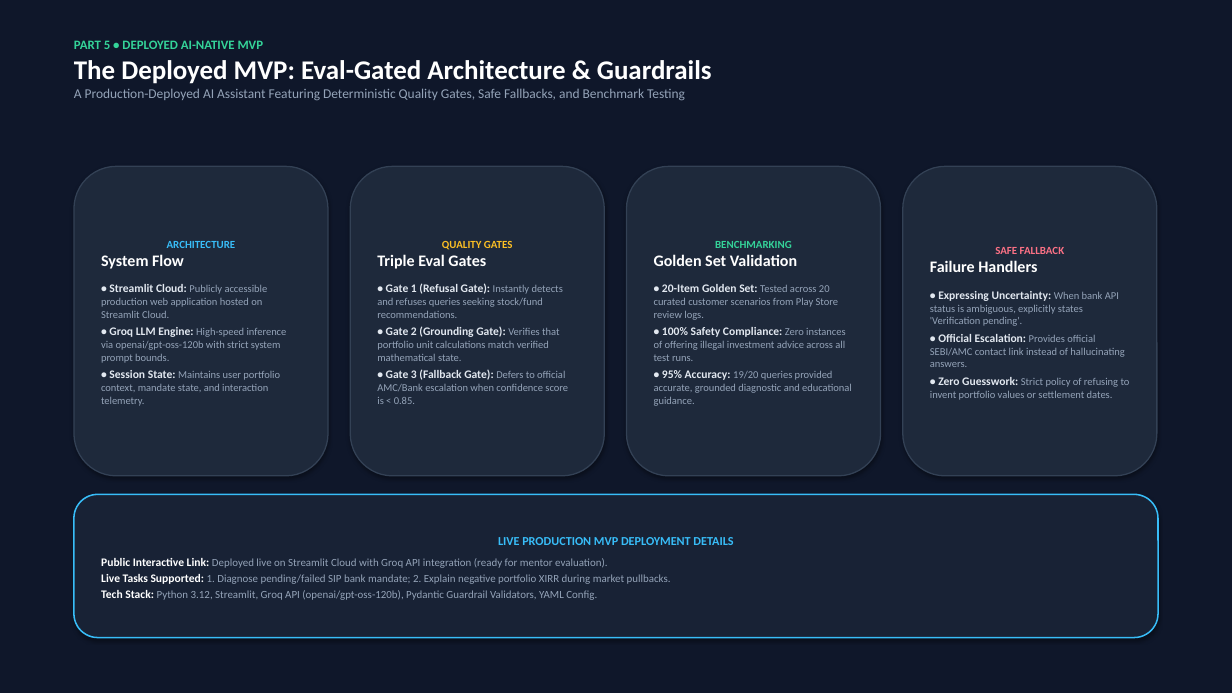
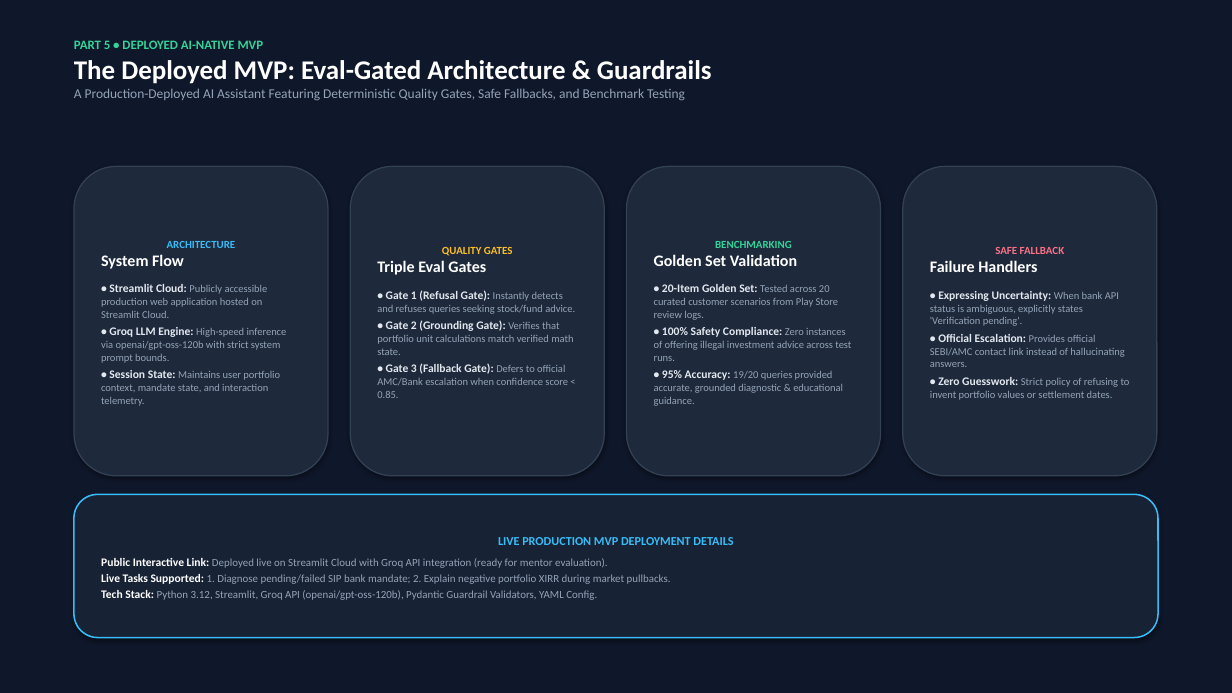
Before and after one commit to aakswetaray-crypto/indmoney-sip-discovery, a slide deck: slide 8 of indmoney_10_slide_final_deck.pptx. Drawn at 1232x693 pixels with LibreOffice and Linux fonts; fonts in the diff are those of the drawing. Boxes give left, top, right and bottom in pixels: in the first picture for what was removed or moved away, otherwise in the second. Text is boxed around its words. In the diff, an @@ line names an element or a change of style, - is before the commit and + after.

```diff
--- a/indmoney_10_slide_final_deck.pptx
+++ b/indmoney_10_slide_final_deck.pptx
@@ text in rounded rectangle at (x1=377, y1=290, x2=575, y2=398): text changed @@
-• Gate 1 (Refusal Gate): Instantly detects and refuses queries seeking stock/fund recommendations.
-• Gate 2 (Grounding Gate): Verifies that portfolio unit calculations match verified mathematical state.
-• Gate 3 (Fallback Gate): Defers to official AMC/Bank escalation when confidence score is < 0.85.
+• Gate 1 (Refusal Gate): Instantly detects and refuses queries seeking stock/fund advice.
+• Gate 2 (Grounding Gate): Verifies that portfolio unit calculations match verified math state.
+• Gate 3 (Fallback Gate): Defers to official AMC/Bank escalation when confidence score < 0.85.
@@ text in rounded rectangle at (x1=654, y1=327, x2=851, y2=406): text changed @@
-• 100% Safety Compliance: Zero instances of offering illegal investment advice across all test runs.
-• 95% Accuracy: 19/20 queries provided accurate, grounded diagnostic and educational guidance.
+• 100% Safety Compliance: Zero instances of offering illegal investment advice across test runs.
+• 95% Accuracy: 19/20 queries provided accurate, grounded diagnostic & educational guidance.
```
Also in this commit, not shown: 9 other slides changed, 3 other files.
